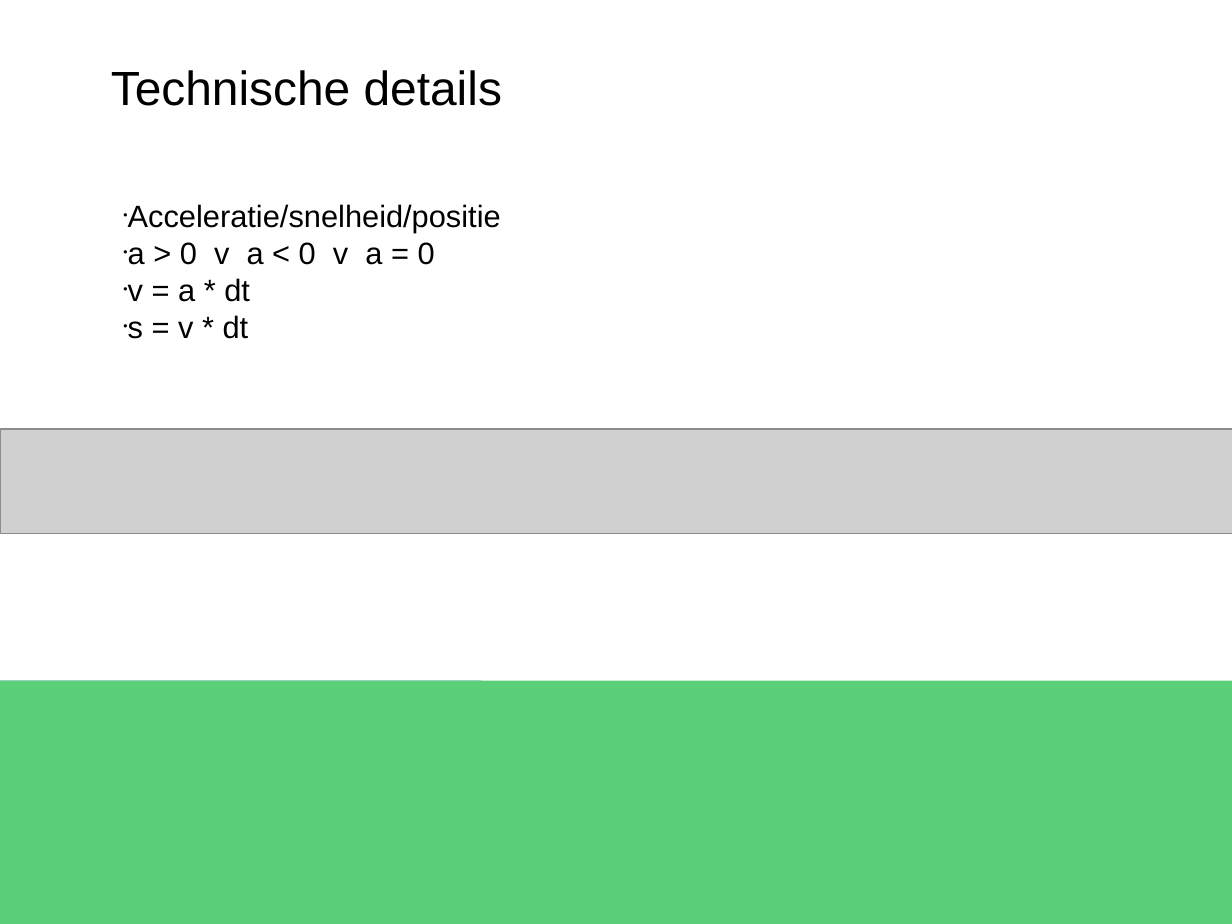
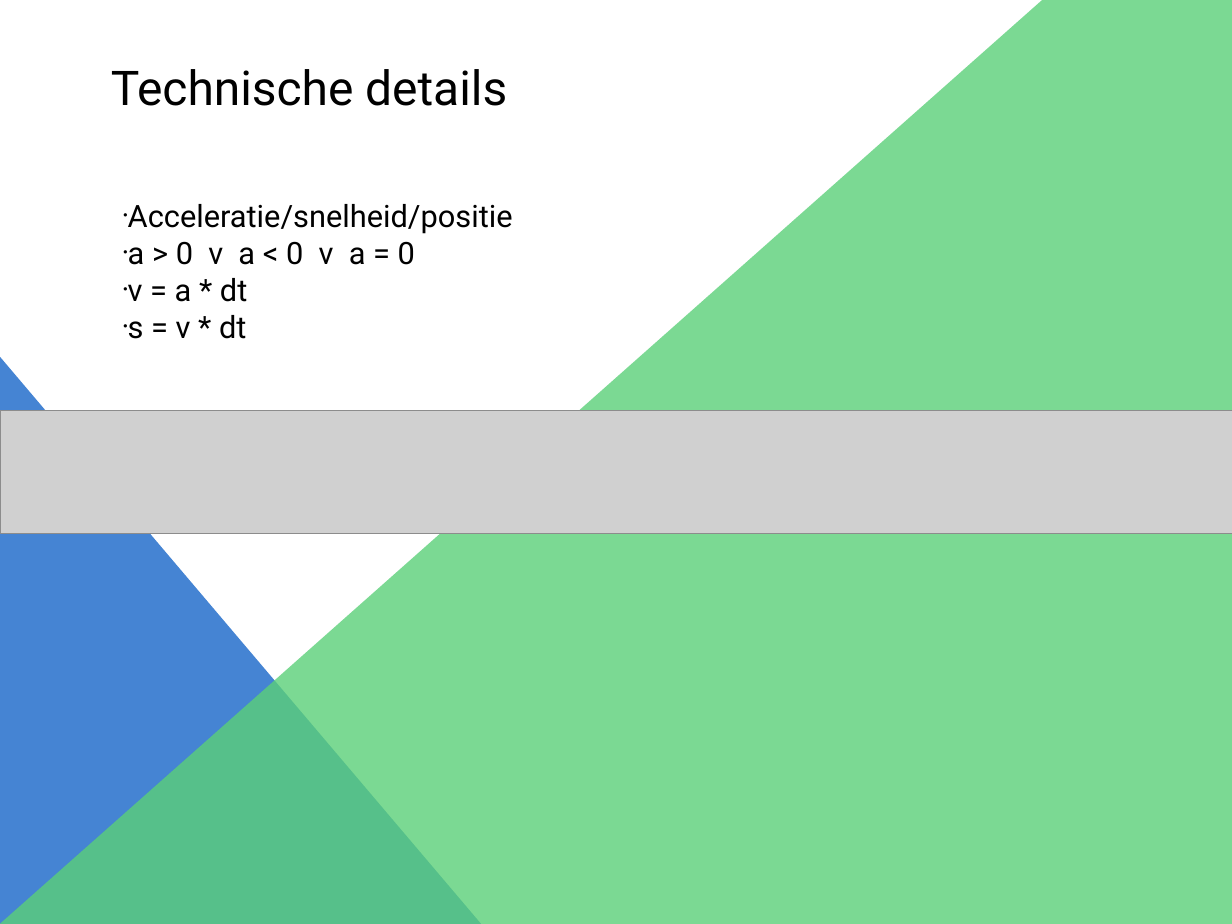
Before and after one commit to Dinilson/XNARaceGame, a slide deck: slide 6 of PRESENTATIE racegame project.pptx. Drawn at 1232x924 pixels with LibreOffice and Linux fonts; fonts in the diff are those of the drawing; grey boxes stand for pictures. Boxes give left, top, right and bottom in pixels: in the first picture for what was removed or moved away, otherwise in the second. Text is boxed around its words. In the diff, an @@ line names an element or a change of style, - is before the commit and + after.

```diff
--- a/PRESENTATIE racegame project.pptx
+++ b/PRESENTATIE racegame project.pptx
@@ freeform shape added at box(0, 0, 1232, 924), fill #5BD078 at 80% opacity @@
@@ text "Technische details" at box(111, 69, 507, 106): font Arial to Roboto @@
@@ text "Acceleratie/snelheid/positie" at box(128, 204, 513, 339): font Arial to Roboto @@
@@ right triangle added at box(0, 357, 482, 924), fill #4584D3 @@
@@ picture: place and size @@
-picture at box(0, 429, 1232, 533)
+picture at box(0, 410, 1232, 533)
@@ rectangle removed at box(0, 680, 482, 924) @@
@@ rectangle removed at box(0, 680, 1232, 924) @@
```
Also in this commit, not shown: 7 other slides changed.
